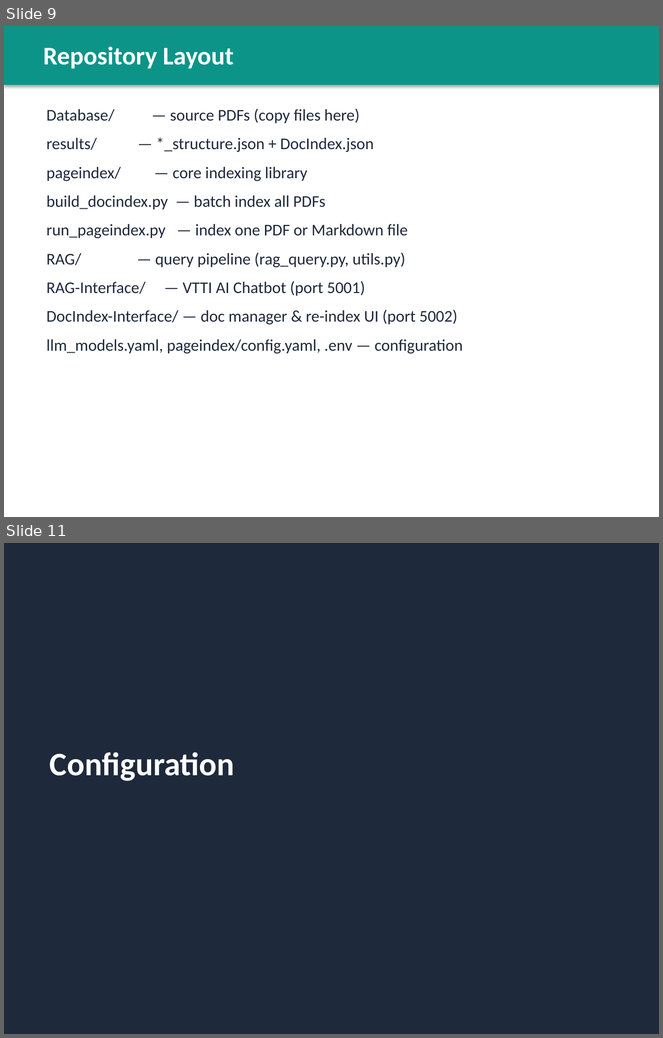
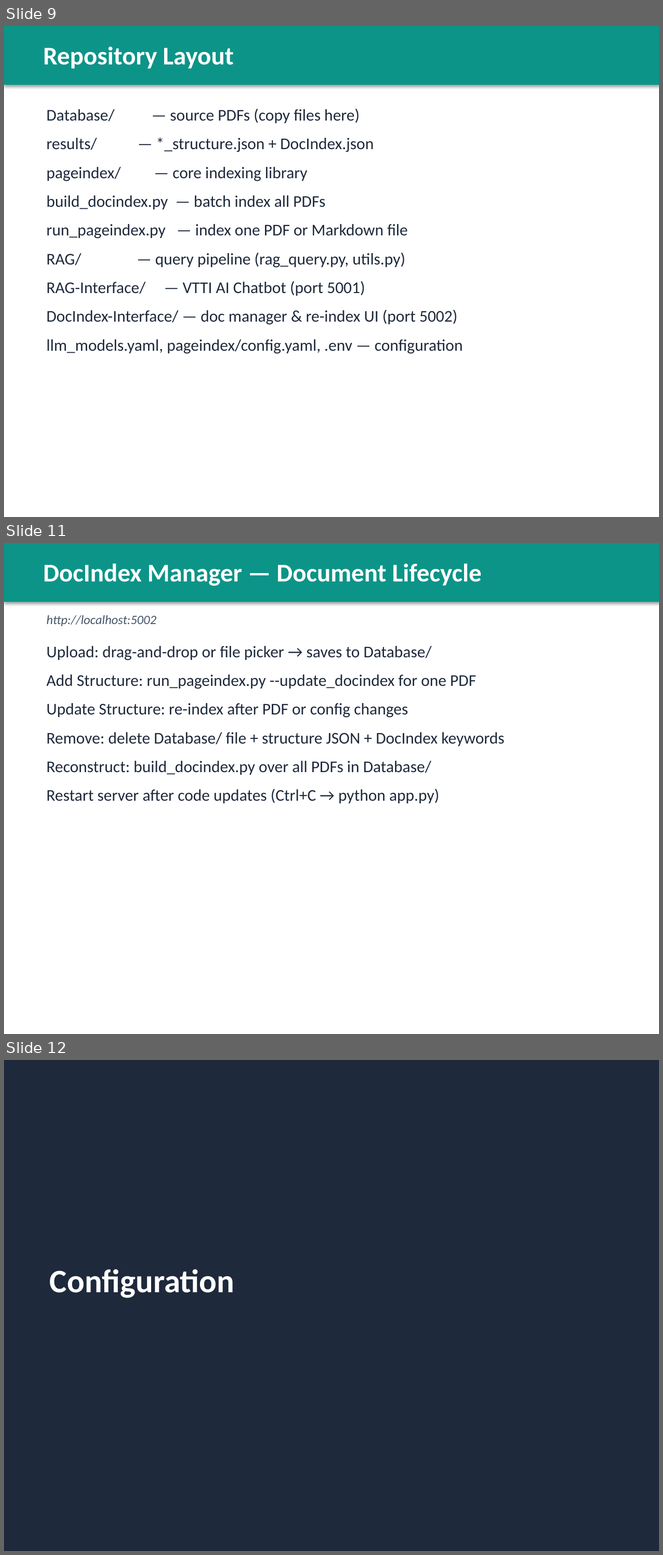
Before and after one commit to JackYuan18/RAG-PageIndex, a slide deck: docs/PageIndex_Handoff.pptx. Shown one above the other, each under a label of ours: slides 9 and 11 before the commit, slides 9, 11 and 12 after it; the slides between them are not shown. The pictures are 663x1038 and 663x1555 pixels, drawn with LibreOffice and Linux fonts; fonts in the diff are those of the drawing. Boxes give left, top, right and bottom in pixels: in the first picture for what was removed or moved away, otherwise in the second. Text is boxed around its words. In the diff, an @@ line names an element or a change of style, - is before the commit and + after.

```diff
--- a/docs/PageIndex_Handoff.pptx
+++ b/docs/PageIndex_Handoff.pptx
@@ slide 11 added at [4, 543, 659, 1034], background #FFFFFF @@
@@ rectangle added at [4, 543, 659, 602], fill #0D9488 @@
@@ text added at [43, 563, 482, 586], 28 pt, text #FFFFFF, bold @@
+DocIndex Manager — Document Lifecycle
@@ text added at [47, 615, 157, 626], 14 pt, text #475569, italic @@
+http://localhost:5002
@@ text added at [47, 646, 504, 804], 18 pt, text #1E293B @@
+Upload: drag-and-drop or file picker → saves to Database/
+Add Structure: run_pageindex.py --update_docindex for one PDF
+Update Structure: re-index after PDF or config changes
+Remove: delete Database/ file + structure JSON + DocIndex keywords
+Reconstruct: build_docindex.py over all PDFs in Database/
+Restart server after code updates (Ctrl+C → python app.py)
@@ what was slide 11 is now slide 12 @@
```
Also in this commit, not shown: 5 slides changed, 7 other files.
